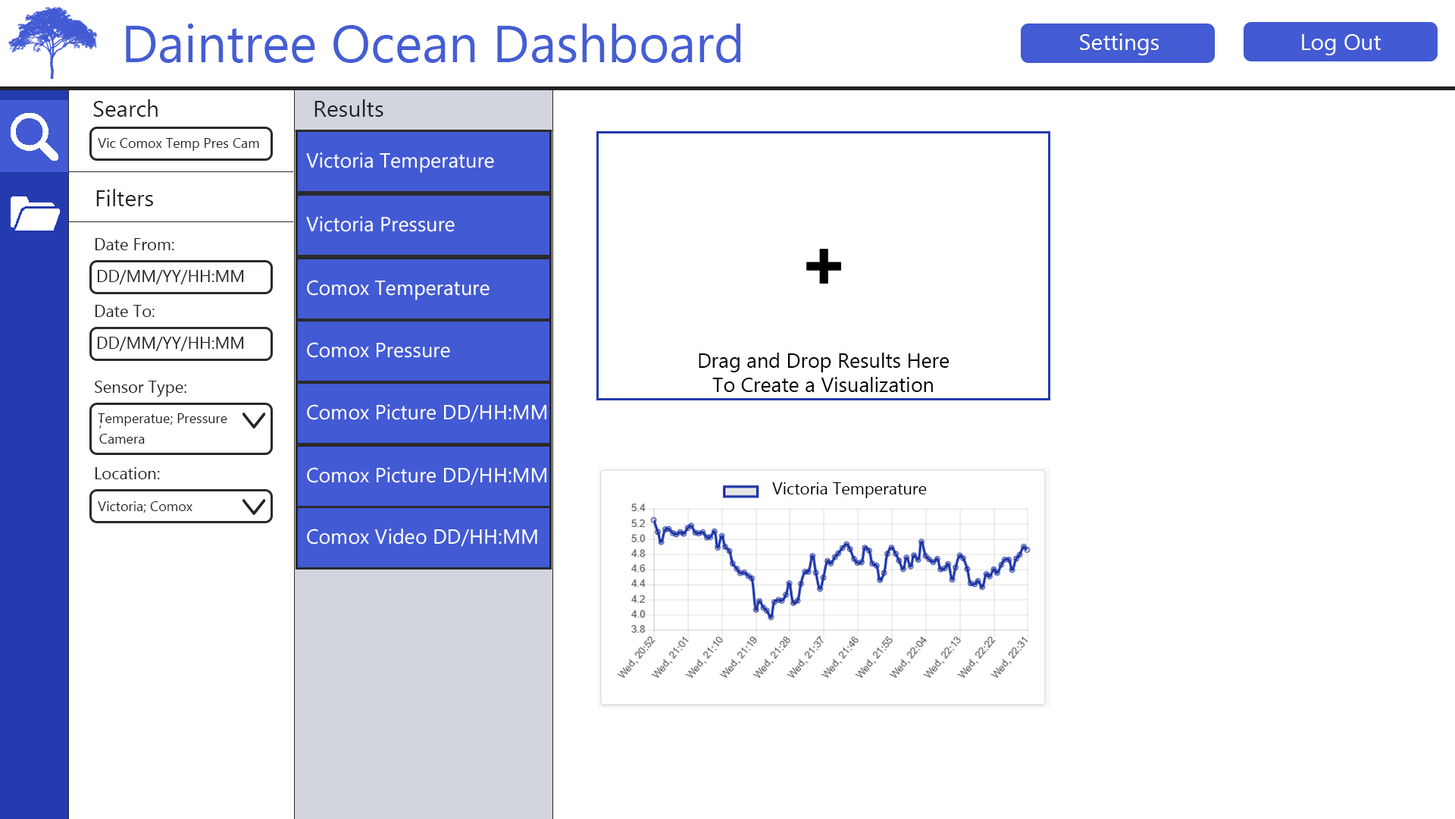
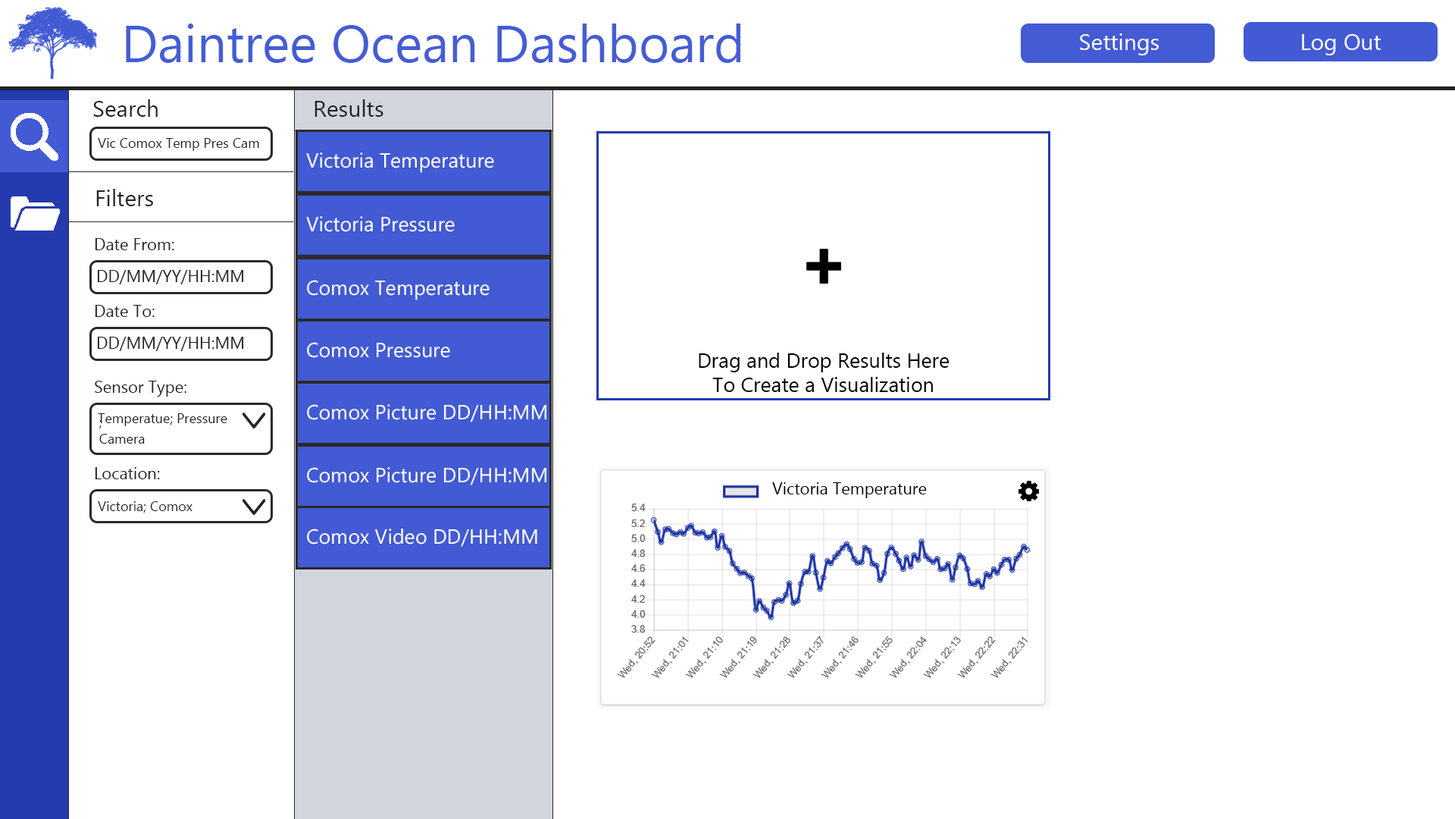
Revision of a layered (1455, 819) image; what changed, layer by layer:
added layer "72e170c98b copy" above "72e170c98b" over left=1018, top=480, right=1040, bottom=502
added layer "72e170c98b" above "free-png-plus-sign-plus-icon-512" over left=1018, top=480, right=1040, bottom=502
